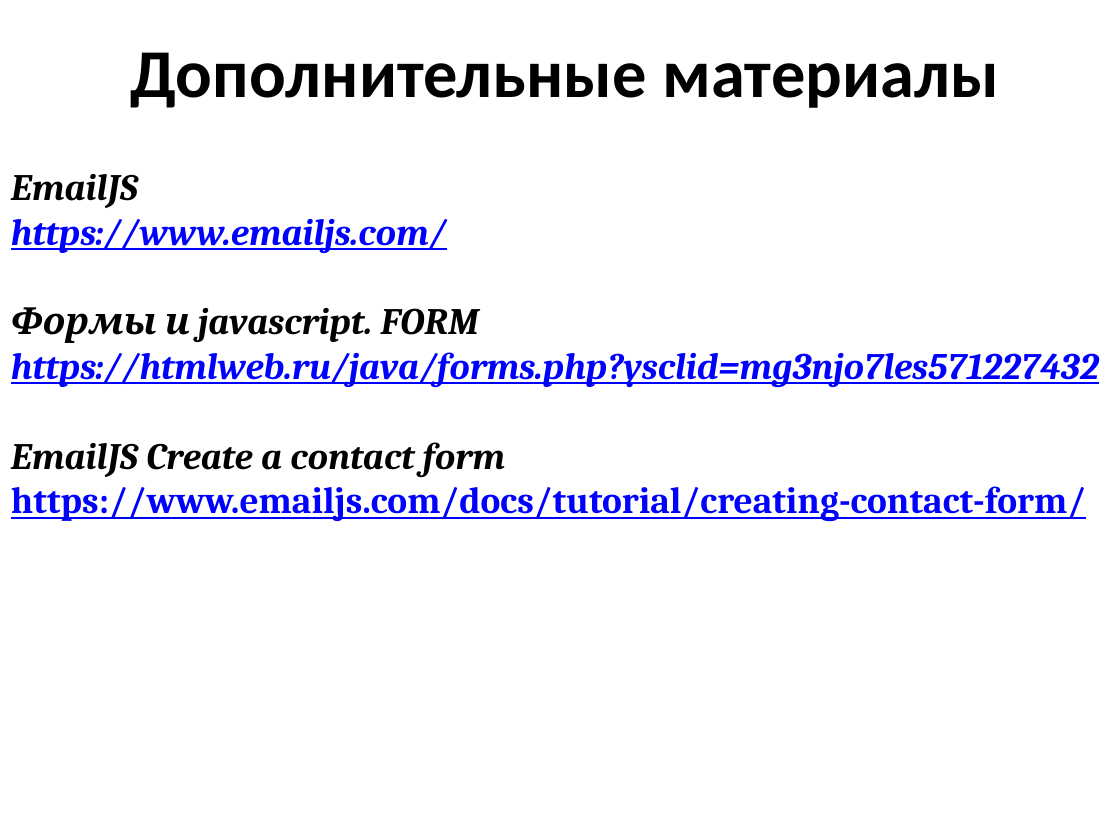
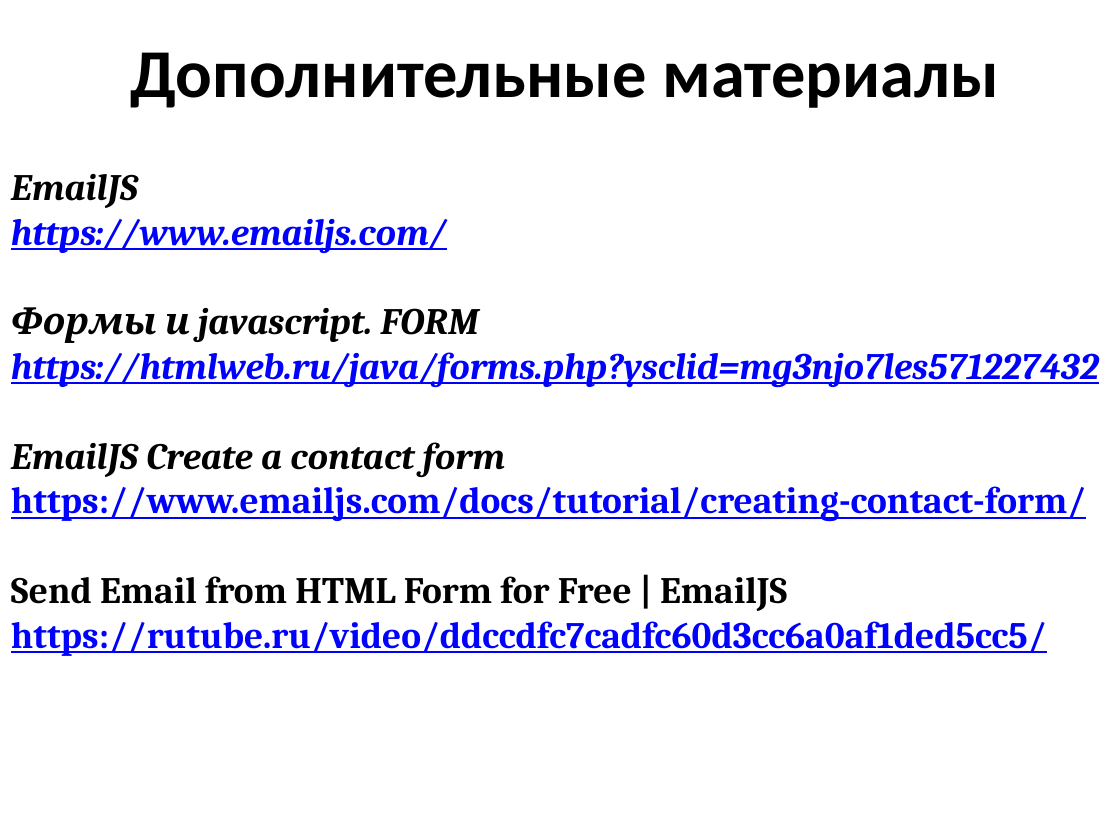
Before and after one commit to mbdatateach/site, a slide deck: slide 26 of сайт/практики/2 JavaScript для сайтов.pptx (slide 24 before the commit). Drawn at 1120x840 pixels with LibreOffice and Linux fonts; fonts in the diff are those of the drawing. Boxes give left, top, right and bottom in pixels: in the first picture for what was removed or moved away, otherwise in the second. Text is boxed around its words. In the diff, an @@ line names an element or a change of style, - is before the commit and + after.

```diff
--- a/сайт/практики/2 JavaScript для сайтов.pptx
+++ b/сайт/практики/2 JavaScript для сайтов.pptx
@@ text at box(11, 576, 1047, 656): paragraphs added @@
+Send Email from HTML Form for Free | EmailJS
+https://rutube.ru/video/ddccdfc7cadfc60d3cc6a0af1ded5cc5/
```
Also in this commit, not shown: 2 slides added, 5 other files.
